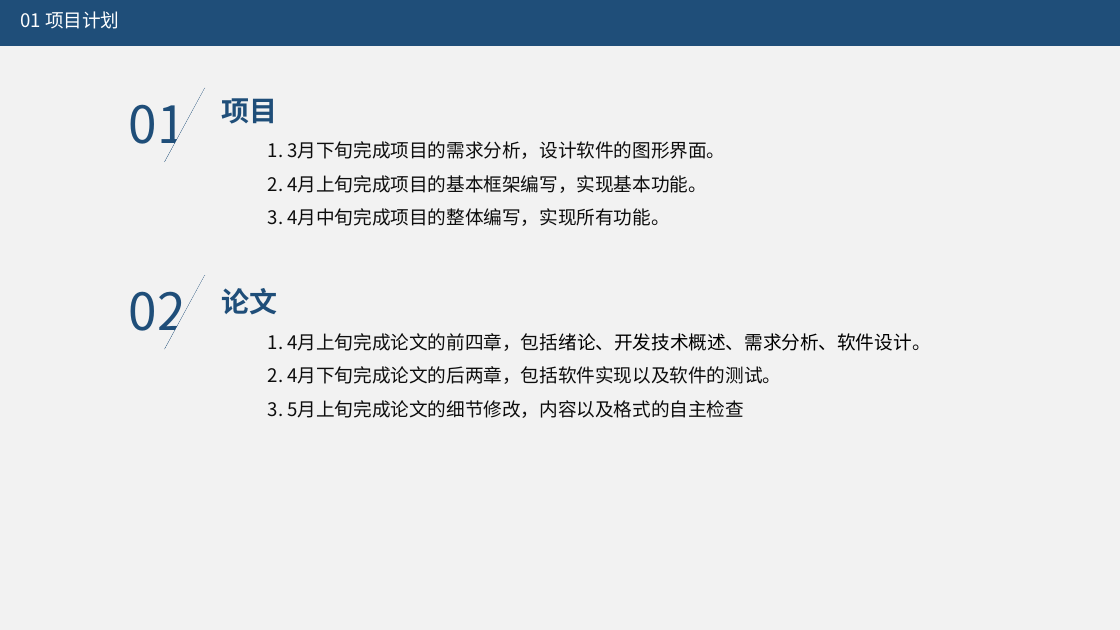
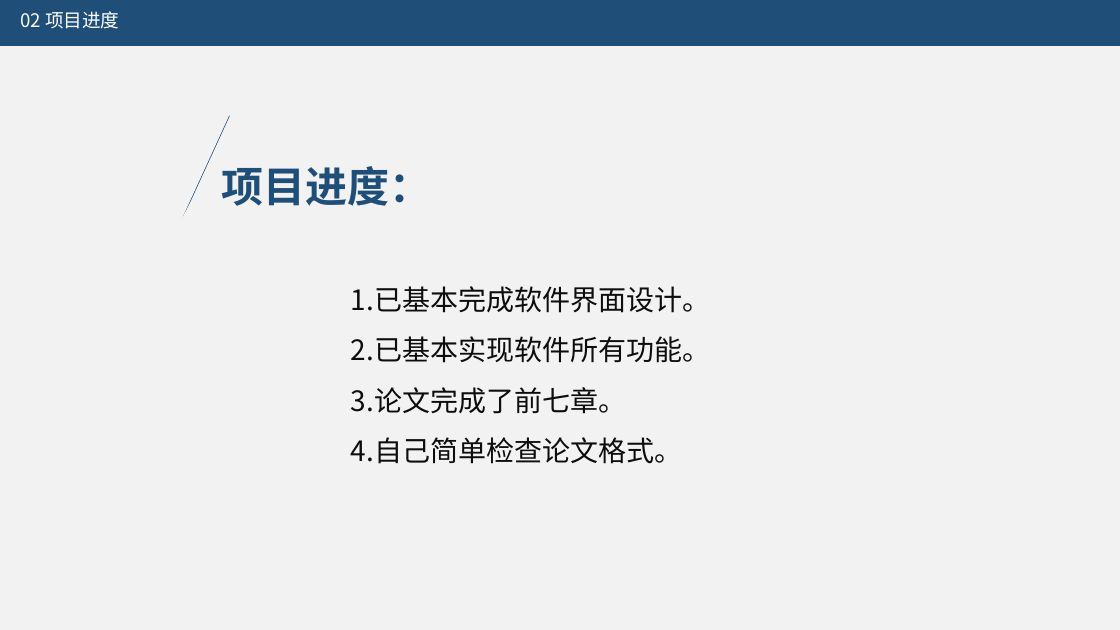
Before and after one commit to suzhuorui/QtHelper, a slide deck: slide 6 of 文档/RJ16852111苏卓锐（中期答辩）.pptx (slide 4 before the commit). Drawn at 1120x630 pixels with LibreOffice and Linux fonts; fonts in the diff are those of the drawing. Boxes give left, top, right and bottom in pixels: in the first picture for what was removed or moved away, otherwise in the second. Text is boxed around its words. In the diff, an @@ line names an element or a change of style, - is before the commit and + after.

```diff
--- a/文档/RJ16852111苏卓锐（中期答辩）.pptx
+++ b/文档/RJ16852111苏卓锐（中期答辩）.pptx
@@ text at <box>20,11,119,29</box>: text changed @@
-01 项目计划
+02 项目进度
@@ text removed at <box>129,104,186,156</box> @@
-01
@@ line moved from (165, 162) - (205, 88) to (181, 220) - (229, 116) @@
@@ rectangle: place and size @@
-rectangle at <box>156,88,236,195</box>
+rectangle at <box>168,120,267,261</box>
@@ text at <box>222,166,432,206</box>: text changed; size 24 to 36 pt @@
-项目
+项目进度：
@@ text removed at <box>129,291,186,343</box> @@
-02
@@ rectangle removed at <box>156,275,241,384</box> @@
@@ line removed from (165, 350) to (205, 276) @@
@@ text removed at <box>222,288,278,315</box> @@
-论文
@@ text at <box>351,286,710,464</box>: text changed; size 16 to 24 pt @@
-1. 3月下旬完成项目的需求分析，设计软件的图形界面。
-2. 4月上旬完成项目的基本框架编写，实现基本功能。
-3. 4月中旬完成项目的整体编写，实现所有功能。
+1.已基本完成软件界面设计。
+2.已基本实现软件所有功能。
+3.论文完成了前七章。
+4.自己简单检查论文格式。
@@ text removed at <box>268,333,930,418</box> @@
-1. 4月上旬完成论文的前四章，包括绪论、开发技术概述、需求分析、软件设计。
-2. 4月下旬完成论文的后两章，包括软件实现以及软件的测试。
-3. 5月上旬完成论文的细节修改，内容以及格式的自主检查
```
Also in this commit, not shown: 10 other slides changed, 11 slides added, 1 slide removed, 5 other files.
